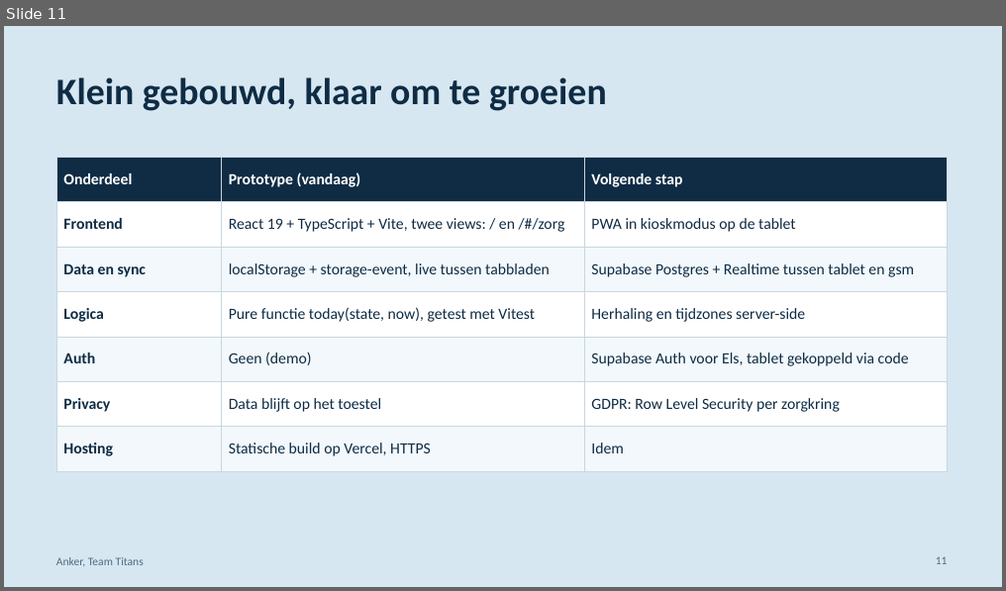
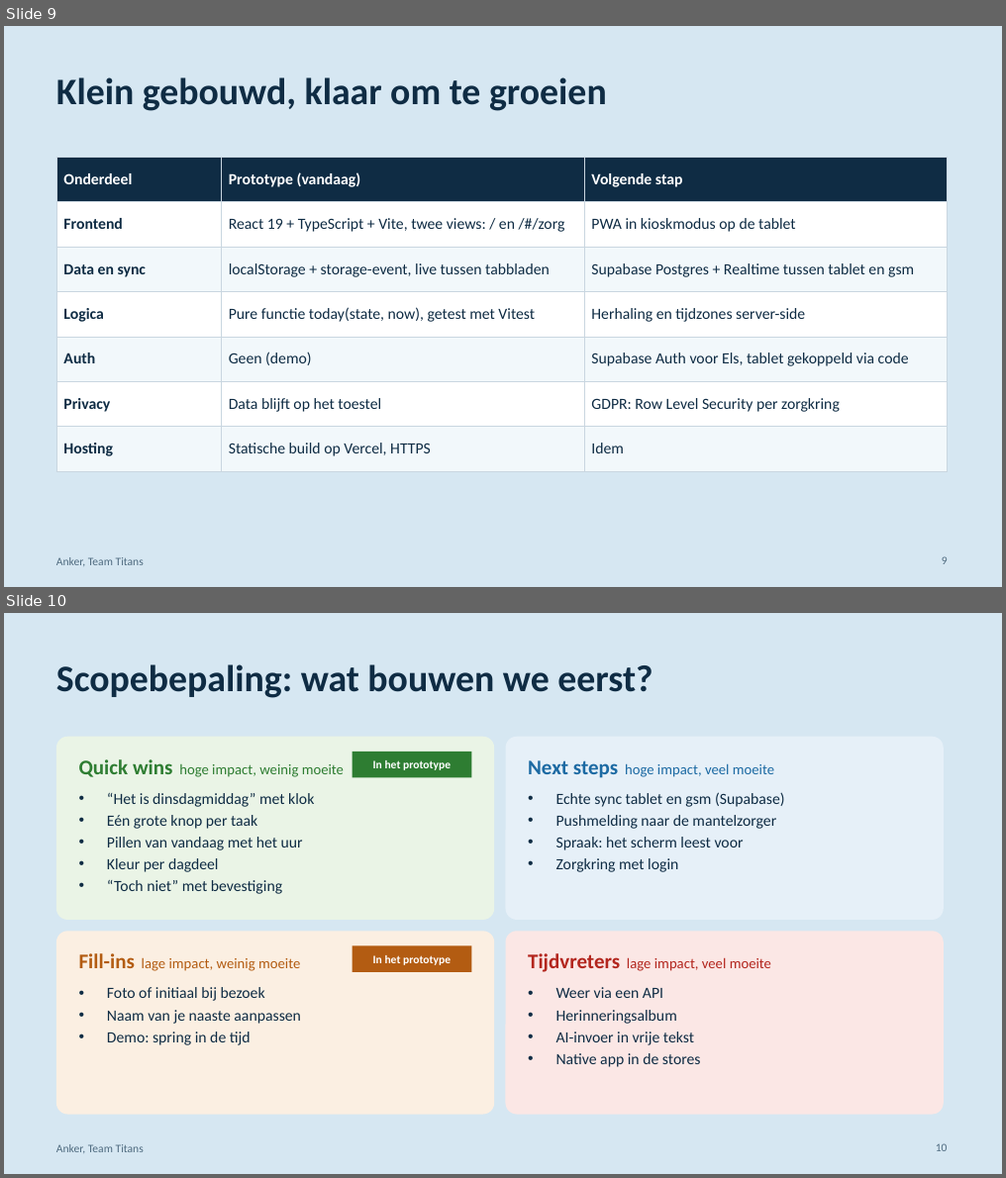
Before and after one commit to sergiuNE/Titans---Hack_The_Future, a slide deck: Documentation/Anker-pitch.pptx. Shown one above the other, each under a label of ours: slide 11 before the commit, slides 9 and 10 after it. The pictures are 1006x591 and 1006x1178 pixels, drawn with LibreOffice and Linux fonts; fonts in the diff are those of the drawing. Boxes give left, top, right and bottom in pixels: in the first picture for what was removed or moved away, otherwise in the second. Text is boxed around its words. In the diff, an @@ line names an element or a change of style, - is before the commit and + after.

```diff
--- a/Documentation/Anker-pitch.pptx
+++ b/Documentation/Anker-pitch.pptx
@@ slide 10 added at bbox=[4, 613, 1002, 1174], background #D6E7F2; not listed: 1 template element that a slide beside it also shows @@
@@ title added at bbox=[56, 664, 652, 698], 36 pt, text #0F2C44, bold @@
+Scopebepaling: wat bouwen we eerst?
@@ rounded rectangle added at bbox=[56, 737, 494, 920], fill #EAF4E6 @@
@@ text added at bbox=[79, 760, 344, 777], 14 pt, text #2E7D32 @@
+Quick wins hoge impact, weinig moeite
@@ rectangle added at bbox=[352, 752, 472, 777], fill #2E7D32, 11 pt, text #FFFFFF, bold @@
+In het prototype
@@ rounded rectangle added at bbox=[506, 737, 944, 920], fill #E6F0F8 @@
@@ text added at bbox=[528, 761, 774, 778], 14 pt, text #1C6AA3 @@
+Next steps hoge impact, veel moeite
@@ text added at bbox=[107, 793, 314, 894], 15 pt, text #0F2C44 @@
+• “Het is dinsdagmiddag” met klok
+• Eén grote knop per taak
+• Pillen van vandaag met het uur
+• Kleur per dagdeel
+• “Toch niet” met bevestiging
@@ text added at bbox=[556, 792, 785, 872], 15 pt, text #0F2C44 @@
+• Echte sync tablet en gsm (Supabase)
+• Pushmelding naar de mantelzorger
+• Spraak: het scherm leest voor
+• Zorgkring met login
@@ rounded rectangle added at bbox=[56, 931, 494, 1115], fill #FBEFE2 @@
@@ rounded rectangle added at bbox=[506, 931, 944, 1115], fill #FBE7E5 @@
@@ text added at bbox=[79, 954, 300, 971], 14 pt, text #B35C12 @@
+Fill-ins lage impact, weinig moeite
@@ rectangle added at bbox=[352, 947, 472, 972], fill #B35C12, 11 pt, text #FFFFFF, bold @@
+In het prototype
@@ text added at bbox=[528, 954, 771, 972], 14 pt, text #B3261E @@
+Tijdvreters lage impact, veel moeite
@@ text added at bbox=[107, 987, 301, 1046], 15 pt, text #0F2C44 @@
+• Foto of initiaal bij bezoek
+• Naam van je naaste aanpassen
+• Demo: spring in de tijd
@@ text added at bbox=[556, 987, 701, 1067], 15 pt, text #0F2C44 @@
+• Weer via een API
+• Herinneringsalbum
+• AI-invoer in vrije tekst
+• Native app in de stores
@@ page number added at bbox=[936, 1144, 947, 1152], 11 pt, text #4F6B80 @@
+10
@@ what was slide 11 is now slide 9 @@
@@ page number at bbox=[942, 557, 947, 565]: text changed @@
-11
+9
```
Also in this commit, not shown: 2 slides changed, 2 slides removed, 18 other files.
